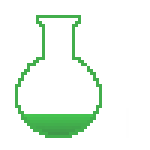
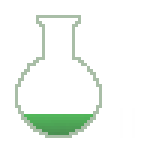
Two versions of the same layered image (150 x 150). Layer-by-layer changes:
painted on "Flask" over [15, 15, 102, 138]
painted on "Level 1" over [21, 114, 96, 138]
